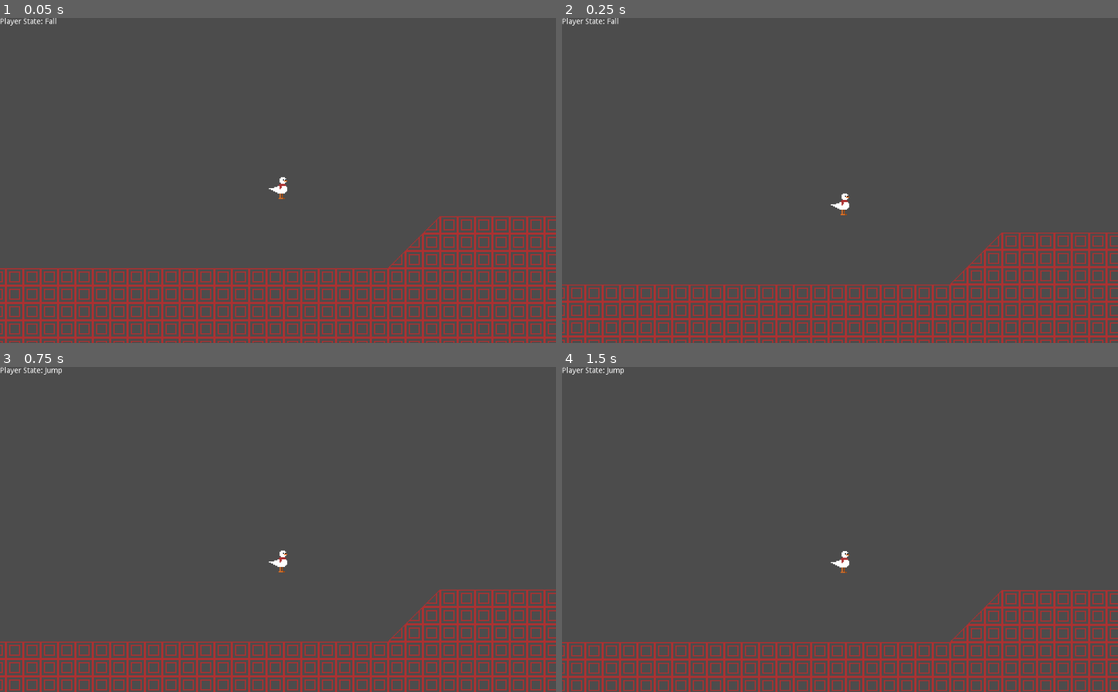
Above: before the commit, frames 1-4 (two rows, left to right).
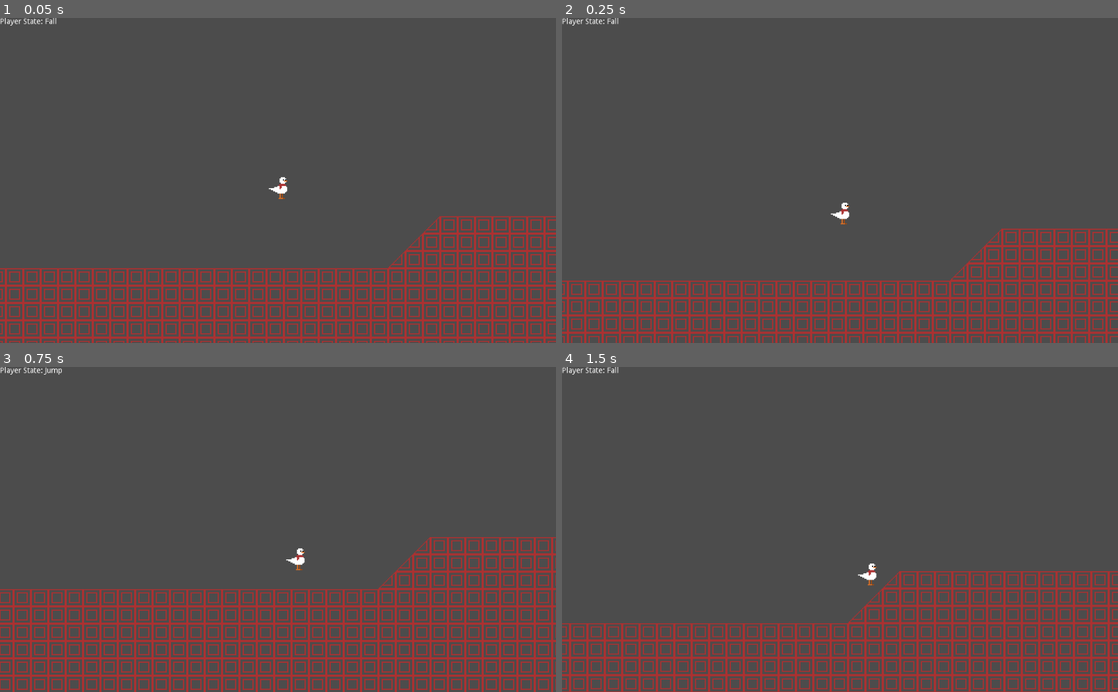
Above: after the commit, the same moments.

Repository: Zenza235/go-duck-goose
Game: Godot game, scene res://levels/MovementTest.tscn
Two runs of this game, one before a commit and one after it. Both use one fixed random seed, a clock stepped at 60 frames per second and the inputs below.
Inputs:
- Up to frame 1 (0.05 s): no input
- Up to frame 2 (0.25 s): no input
- Up to frame 3 (0.75 s): hold D (move_right) from 0.53 s (still down); tap W (jump) at 0.6 s
- Up to frame 4 (1.5 s): keep holding D (move_right); tap W (jump) at 0.77, 1.07, 1.35 s

Frame 1 is identical in both runs. In frame 2, 7.4% of the frame differs, in the area x 0-100%, y 53-100%; in frame 3, 16%; in frame 4, 18%, in the area x 0-100%, y 0-100%.
Error before the commit: Invalid get index 'gravity' (on base: 'KinematicBody2D (Player.gd)'). (res://player/states/Fall.gd:16)

Commit message:
implement switching duck/goose attributes

Diff:
--- a/player/Player.gd
+++ b/player/Player.gd
@@ -1,13 +1,44 @@
 class_name Player
 extends KinematicBody2D
 
-const GRAVITY = 1000
+signal changed_bird(bird_name)
 
-var move_spd = 300
-var air_spd = 200
-var jump_spd = 300
+export var init_bird := NodePath()
 
-var num_jumps = 2
-var curr_jumps = num_jumps
+onready var bird = get_node(init_bird)
+
+var gravity
+
+var move_spd
+var air_spd
+var jump_spd
+
+var num_jumps
+var curr_jumps
 
 var velocity := Vector2.ZERO
+
+func _ready():
+	set_attr_to(bird)
+	emit_signal("changed_bird", bird.name)
+
+func _input(event: InputEvent) -> void:
+	if event.is_action_pressed("switch"):
+		if bird == $Duck:
+			switch_to("Goose")
+		elif bird == $Goose:
+			switch_to("Duck")
+
+func switch_to(target_bird_name: String) -> void:
+	bird = get_node(target_bird_name)
+	set_attr_to(bird)
+	emit_signal("changed_bird", bird.name)
+
+func set_attr_to(bird: Node) -> void:
+	self.gravity = bird.GRAVITY
+	self.move_spd = bird.MOVE_SPEED
+	self.air_spd = bird.AIR_SPEED
+	self.jump_spd = bird.JUMP_SPEED
+
+	self.num_jumps = bird.NUM_JUMPS
+	self.curr_jumps = self.num_jumps
--- a/player/Player.tscn
+++ b/player/Player.tscn
@@ -7,6 +7,8 @@
 [ext_resource path="res://player/states/Run.gd" type="Script" id=5]
 [ext_resource path="res://player/states/Jump.gd" type="Script" id=6]
 [ext_resource path="res://player/states/Fall.gd" type="Script" id=7]
+[ext_resource path="res://player/birds/Duck.gd" type="Script" id=8]
+[ext_resource path="res://player/birds/Goose.gd" type="Script" id=9]
 
 [sub_resource type="RectangleShape2D" id=1]
 extents = Vector2( 7, 20 )
@@ -16,6 +18,7 @@
 
 [node name="Player" type="KinematicBody2D"]
 script = ExtResource( 2 )
+init_bird = NodePath("Duck")
 
 [node name="Sprite" type="Sprite" parent="."]
 texture = ExtResource( 1 )
@@ -27,6 +30,12 @@
 [node name="CollisionShape2D2" type="CollisionShape2D" parent="."]
 position = Vector2( 7, 14 )
 shape = SubResource( 2 )
+
+[node name="Duck" type="Node" parent="."]
+script = ExtResource( 8 )
+
+[node name="Goose" type="Node" parent="."]
+script = ExtResource( 9 )
 
 [node name="StateMachine" type="Node" parent="."]
 script = ExtResource( 3 )
--- /dev/null
+++ b/player/birds/Duck.gd
@@ -0,0 +1,8 @@
+extends Node
+
+const MOVE_SPEED = 250
+const AIR_SPEED = 250
+const JUMP_SPEED = 350
+const GRAVITY = 850
+
+const NUM_JUMPS = 2
--- /dev/null
+++ b/player/birds/Goose.gd
@@ -0,0 +1,8 @@
+extends Node
+
+const MOVE_SPEED = 350
+const AIR_SPEED = 250
+const JUMP_SPEED = 300
+const GRAVITY = 1000
+
+const NUM_JUMPS = 1
Not shown: 1 places in player/Player.tscn that only renumber resources
